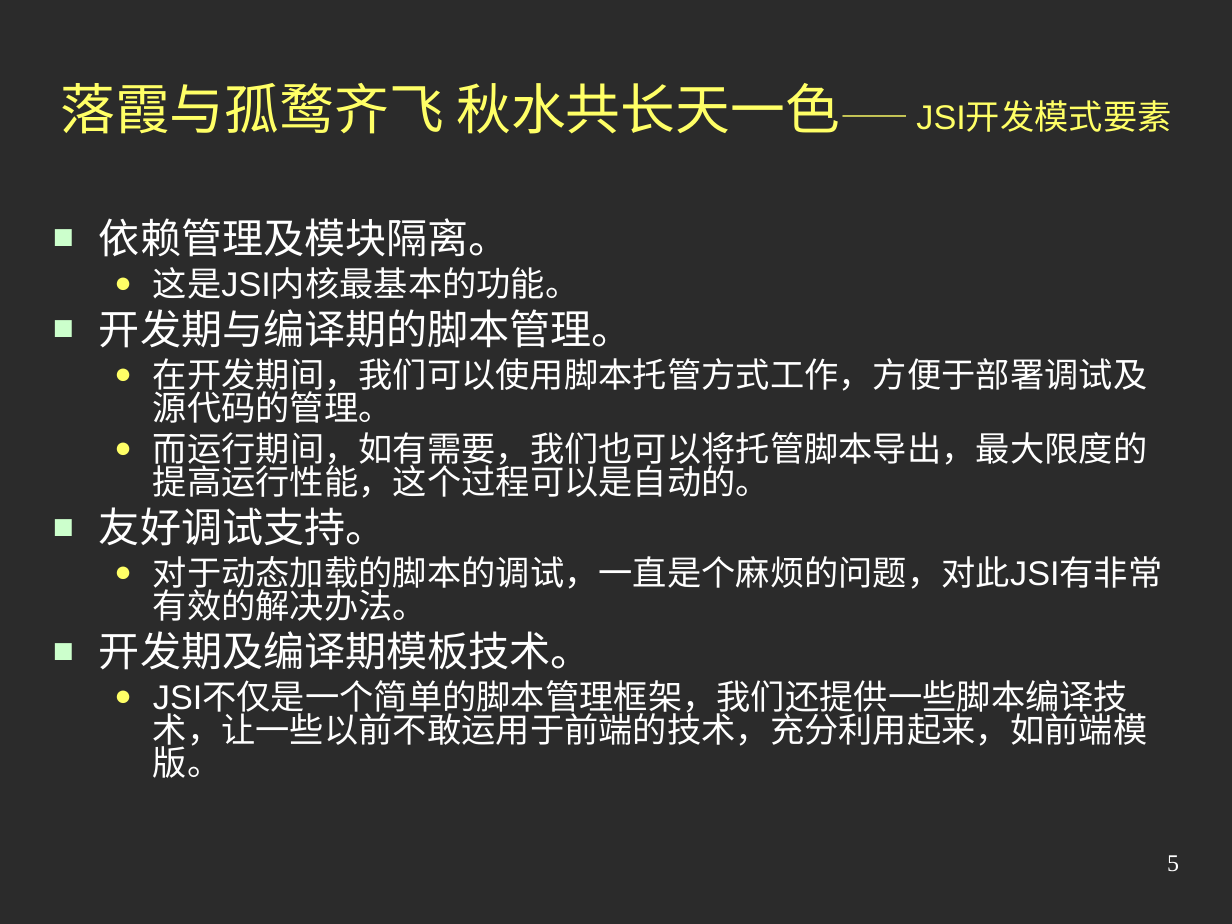
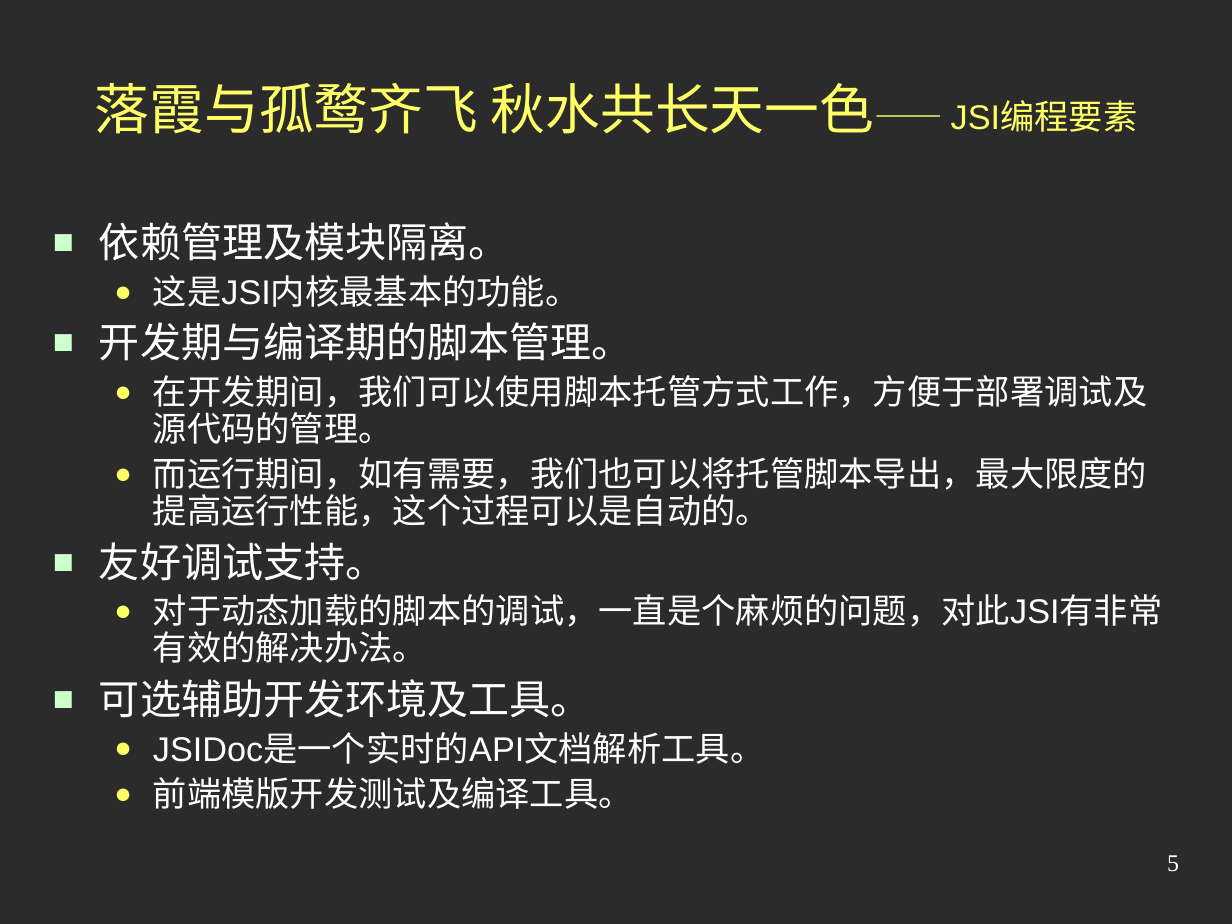
Before and after one commit to jindw/jsi, a slide deck: slide 5 of trunk/JSI2/web/doc/Preview2.ppt. Drawn at 1232x924 pixels with LibreOffice and Linux fonts; fonts in the diff are those of the drawing; background and template pictures are left out; a plain dark background stands for a picture behind light text. Boxes give left, top, right and bottom in pixels: in the first picture for what was removed or moved away, otherwise in the second. Text is boxed around its words. In the diff, an @@ line names an element or a change of style, - is before the commit and + after.

```diff
--- a/trunk/JSI2/web/doc/Preview2.ppt
+++ b/trunk/JSI2/web/doc/Preview2.ppt
@@ title at (x1=95, y1=83, x2=1138, y2=134): text changed @@
-落霞与孤鹜齐飞 秋水共长天一色—— JSI开发模式要素
+落霞与孤鹜齐飞 秋水共长天一色—— JSI编程要素
@@ text at (x1=99, y1=222, x2=1163, y2=663): line spacing 0.8 to 0.9 @@
@@ text at (x1=99, y1=679, x2=764, y2=809): text changed @@
-■ 开发期及编译期模板技术。
-  ● JSI不仅是一个简单的脚本管理框架，我们还提供一些脚本编译技术，让一些以前不敢运用于前端的技术，充分利用起来，如前端模版。
+■ 可选辅助开发环境及工具。
+  ● JSIDoc是一个实时的API文档解析工具。
+  ● 前端模版开发测试及编译工具。
```
Also in this commit, not shown: 4 other slides changed.
